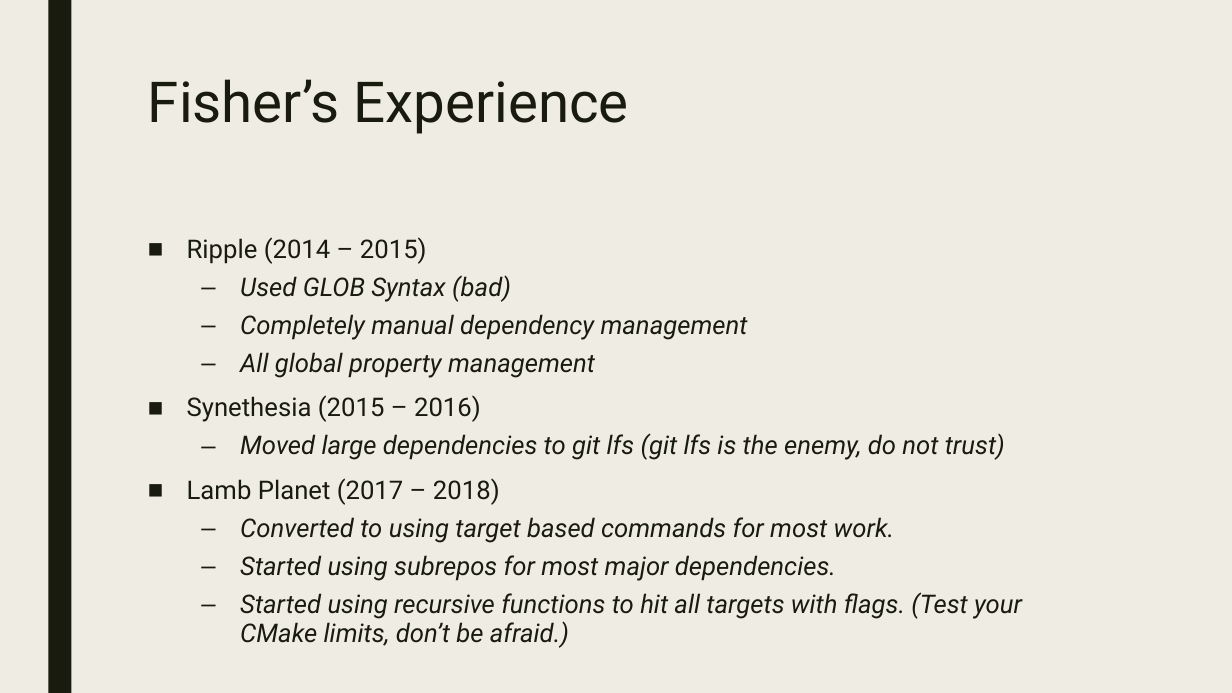
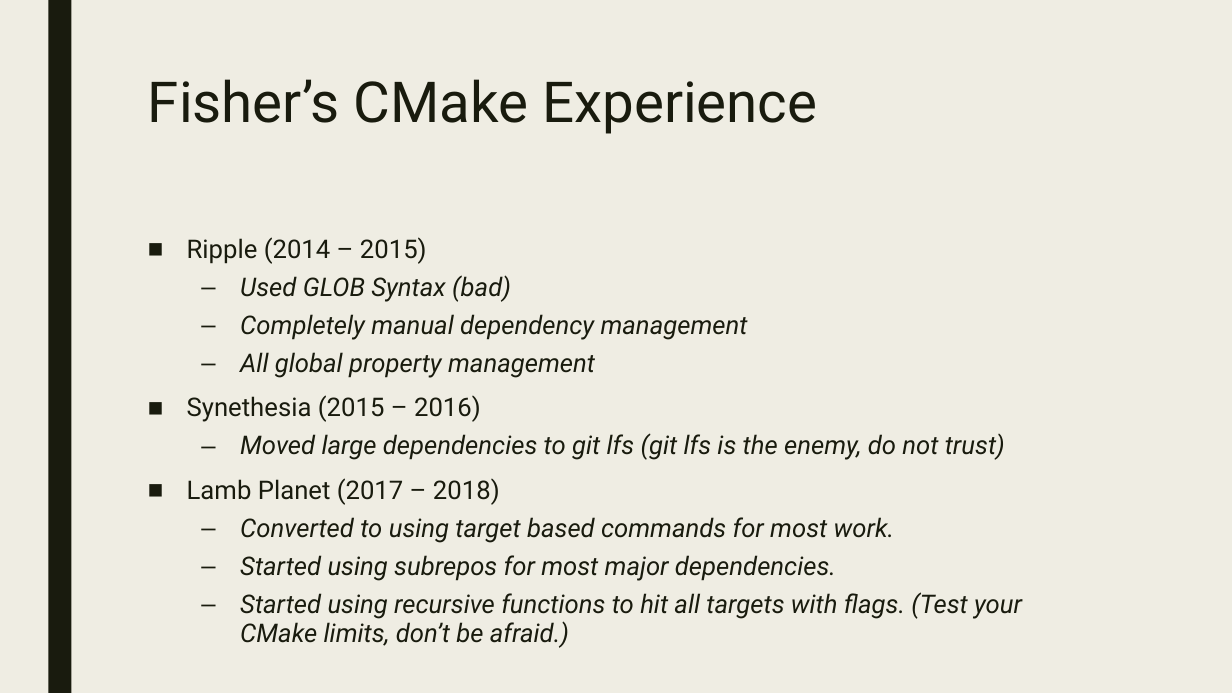
Before and after one commit to playmer/CMakePresentation, a slide deck: slide 21 of PreBuild Systems.pptx (slide 12 before the commit). Drawn at 1232x693 pixels with LibreOffice and Linux fonts; fonts in the diff are those of the drawing. Boxes give left, top, right and bottom in pixels: in the first picture for what was removed or moved away, otherwise in the second. Text is boxed around its words. In the diff, an @@ line names an element or a change of style, - is before the commit and + after.

```diff
--- a/PreBuild Systems.pptx
+++ b/PreBuild Systems.pptx
@@ title at (x1=148, y1=79, x2=817, y2=134): text changed @@
-Fisher’s Experience
+Fisher’s CMake Experience
```
Also in this commit, not shown: 10 other slides changed, 10 slides added, 1 slide removed.
